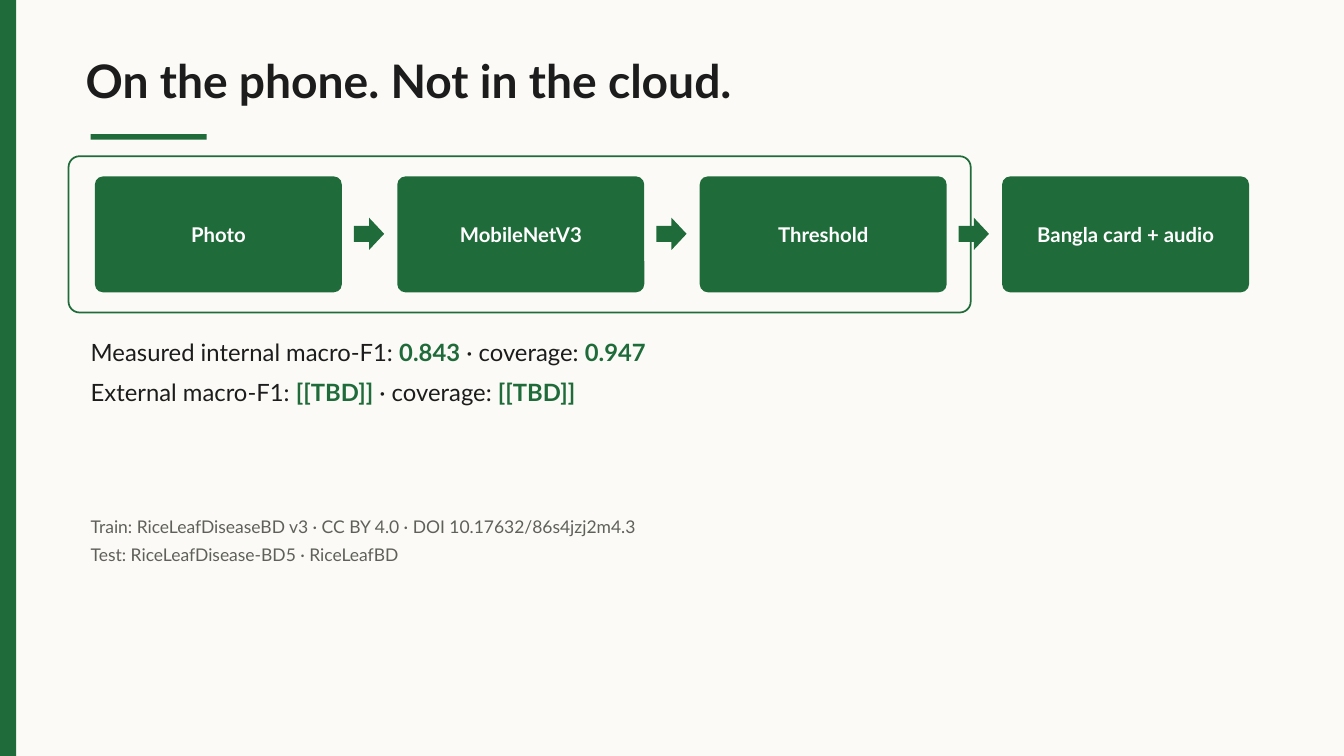
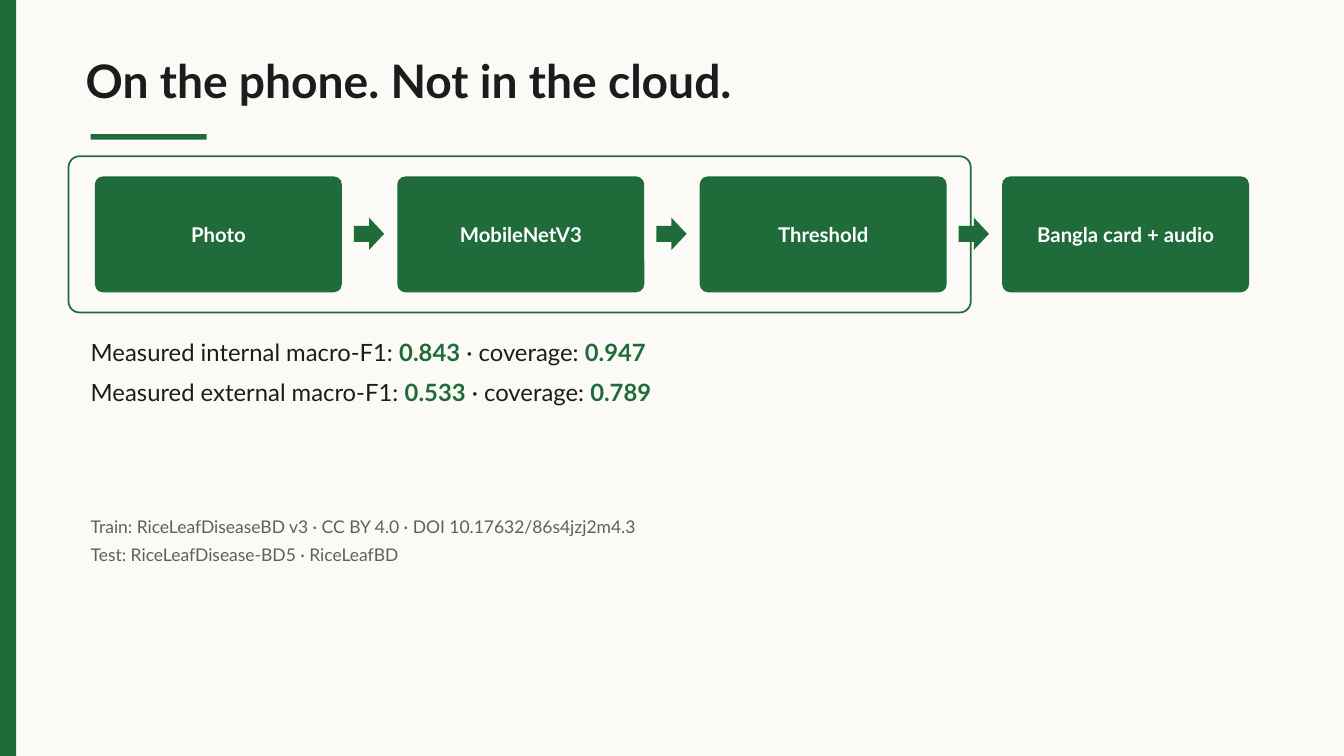
Before and after one commit to masumcit44/AgroLeaf-AI, a slide deck: slide 3 of documentation/submission/AgroLeaf_AI_deck_v1.pptx. Drawn at 1344x756 pixels with LibreOffice and Linux fonts; fonts in the diff are those of the drawing. Boxes give left, top, right and bottom in pixels: in the first picture for what was removed or moved away, otherwise in the second. Text is boxed around its words. In the diff, an @@ line names an element or a change of style, - is before the commit and + after.

```diff
--- a/documentation/submission/AgroLeaf_AI_deck_v1.pptx
+++ b/documentation/submission/AgroLeaf_AI_deck_v1.pptx
@@ text at (x1=91, y1=383, x2=651, y2=406): text changed @@
-External macro-F1: [[TBD]] · coverage: [[TBD]]
+Measured external macro-F1: 0.533 · coverage: 0.789
```
Also in this commit, not shown: 9 other files.
